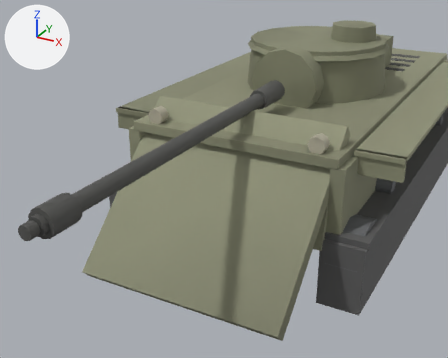
One commit to the glTF model client/assets/models/m26.glb: the scene before it, then after it.
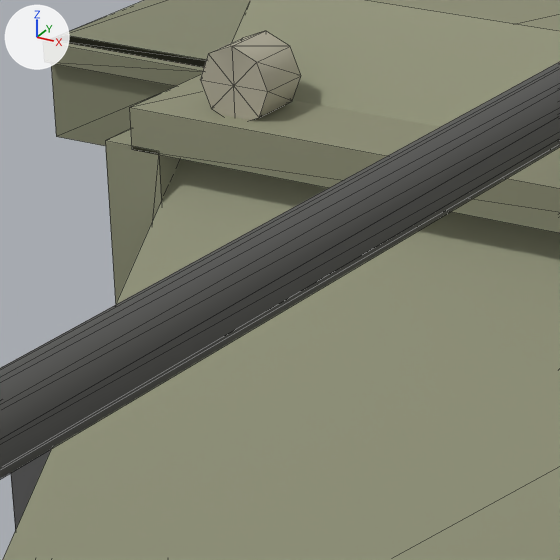
The first picture shows the older version from a 50 mm camera at (3.42, -9.46, 4.53) aimed at (0.57, -4.28, 1.94). The close-ups show the older and then the newer version on the part from 24% to 50% of the width and 28% to 60% of the height of that picture. Only the edits that show in the close-ups are written down. Lighting does not change. The marker at upper left points along +X, +Y and +Z. The close-ups show mesh edges as thin lines. Where no turn or scale is listed for an object, it has been applied to the vertices. Vertices at exactly the same position are counted once.

The first close-up shows 'barrel', 'glacis', 'hullSide', 'hullTop', 'tracks'.
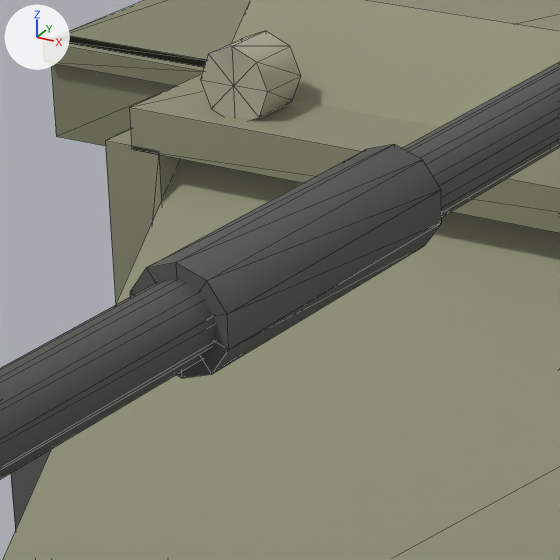
Where the change shows, as pixel boxes (x1, y1, x2, y2) in the close-ups (560 x 560 px):
part 1 of me_mesh_27, added
    after: (130, 144, 442, 378)

The change, as a list of edits to the scene's bpy script:
```text
Change me_mesh_27:
    used by ob_barrel; location = (0.0, -1.8, 2.195)
    remove me_mesh_27.from_pydata(...)  # 96 vertices, 160 faces; spans x -0.14..0.14, y -4.67..0.04, z -0.14..0.14
    add me_mesh_27.from_pydata(...)  # 120 vertices, 200 faces; spans x -0.14..0.14, y -4.67..0.04, z -0.14..0.14
    me_mesh_27 part 1: the loose piece of 24 vertices spanning x -0.09..0.09, y -4.55..-0.45, z -0.09..0.09 is copied, and the copy is scaled about its middle by (1.4, 0.202, 1.4), then moved by (0.0, -0.17, 0.0); it spans x -0.12..0.12, y -3.08..-2.25, z -0.13..0.13
```
